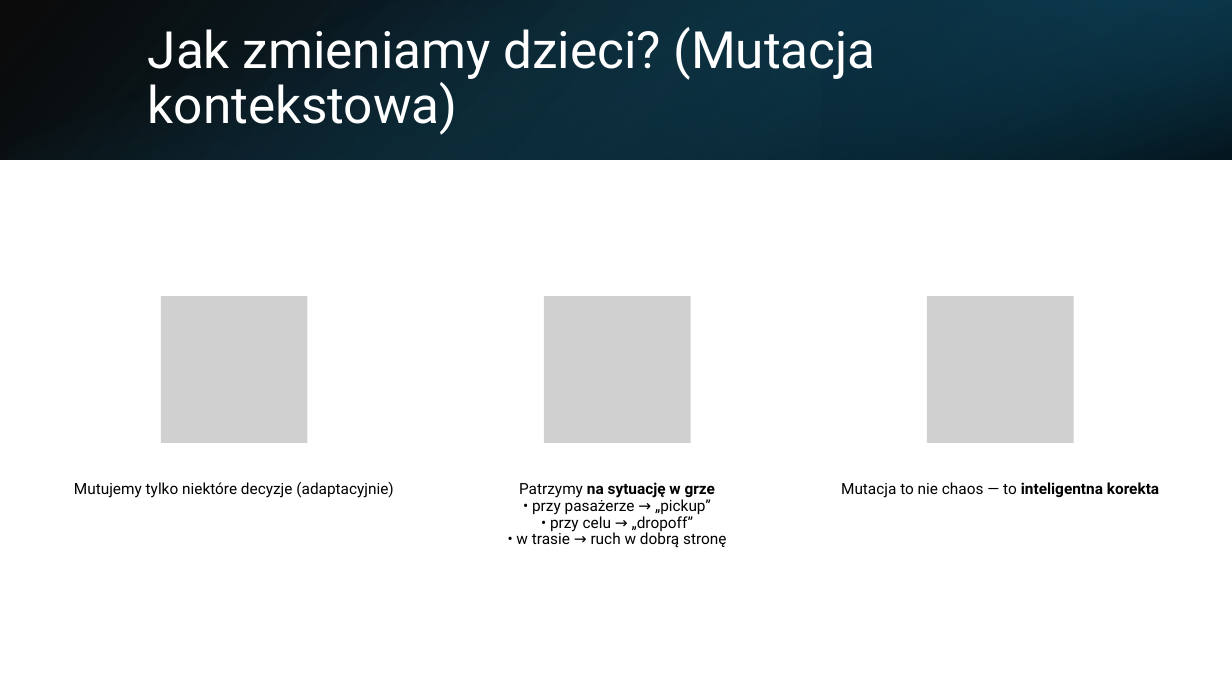
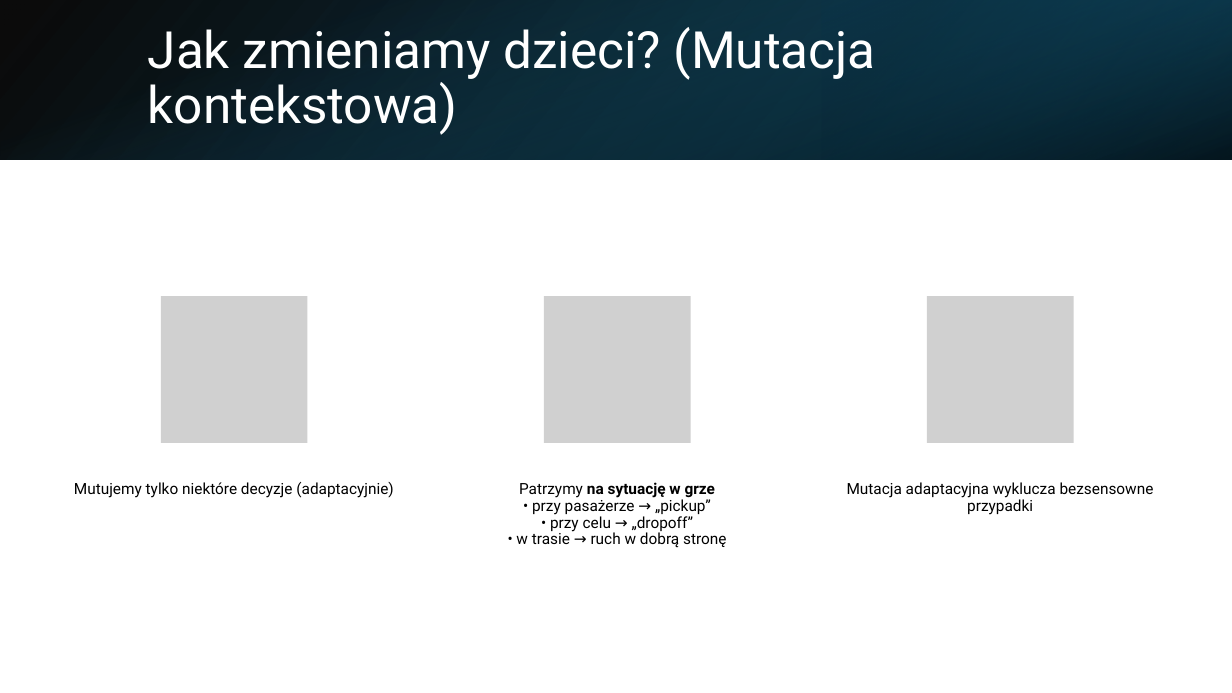
Before and after one commit to kargla3/taxi-v3-genetic-algorithm, a slide deck: slide 7 of Algorytm genetyczny „Taxi_v3.pptx (slide 9 before the commit). Drawn at 1232x693 pixels with LibreOffice and Linux fonts; fonts in the diff are those of the drawing; grey boxes stand for pictures. Boxes give left, top, right and bottom in pixels: in the first picture for what was removed or moved away, otherwise in the second. Text is boxed around its words. In the diff, an @@ line names an element or a change of style, - is before the commit and + after.

```diff
--- a/Algorytm genetyczny „Taxi_v3.pptx
+++ b/Algorytm genetyczny „Taxi_v3.pptx
@@ text at [847,482,1154,515]: text changed @@
-Mutacja to nie chaos — to inteligentna korekta
+Mutacja adaptacyjna wyklucza bezsensowne przypadki
```
Also in this commit, not shown: 4 other slides changed, 3 slides removed.
